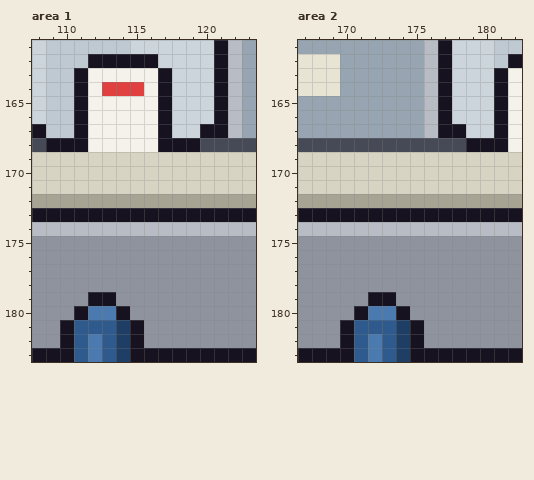
Two versions of one pixel-art file, office/breakout_d.aseprite. That is the earlier state.
320x320 pixels, 1 frame. Colours within 5 levels of each other are drawn and written as one. Shown: area 1: x 108..123, y 161..183; area 2: x 167..182, y 161..183. The commit also changed other parts of the picture, which this record leaves out.
New version:
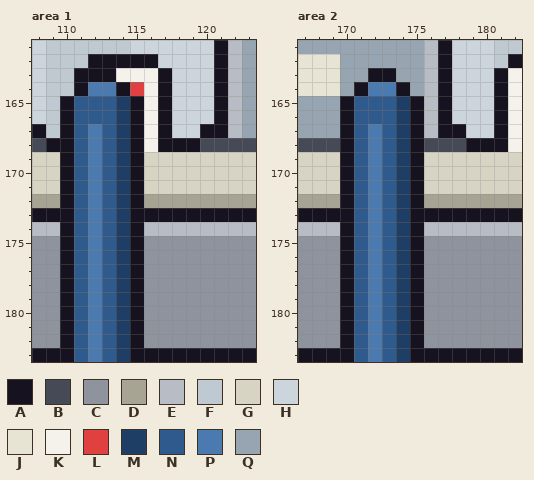
Palette (. is transparent): A #17121f  B #464a57  C #8e939e  D #a8a494  E #b8bcc4  F #bfc9d2  G #d8d4c4  H #ccd5dc  J #e8e4d4  K #f4f2ea  L #e04040  M #1e3e66  N #2e5a8e  P #4a7ab0  Q #96a5b1
From old to new:
{"where": "area 1, layer \"Seats\""}
{"y":163,"x":112,"old":"KK","new":"AA"}
{"y":164,"x":112,"old":"KLL","new":"PPA"}
{"y":165,"x":110,"old":"FAKKKK","new":"ANNNMA"}
{"y":166,"x":110,"old":"FAKKKK","new":"ANNNMA"}
{"y":167,"x":110,"old":"FAKKKK","new":"ANPNMA"}
{"y":168,"x":111,"old":"AKKKK","new":"NPNMA"}
{"y":169,"x":110,"old":"GGGGGG","new":"ANPNMA"}
{"y":170,"x":110,"old":"GGGGGG","new":"ANPNMA"}
{"y":171,"x":110,"old":"GGGGGG","new":"ANPNMA"}
{"y":172,"x":110,"old":"DDDDDD","new":"ANPNMA"}
{"y":173,"x":111,"old":"AAAA","new":"NPNM"}
{"y":174,"x":110,"old":"EEEEEE","new":"ANPNMA"}
{"y":175,"x":110,"old":"CCCCCC","new":"ANPNMA"}
{"y":176,"x":110,"old":"CCCCCC","new":"ANPNMA"}
{"y":177,"x":110,"old":"CCCCCC","new":"ANPNMA"}
{"y":178,"x":110,"old":"CCCCCC","new":"ANPNMA"}
{"y":179,"x":110,"old":"CCAACC","new":"ANPNMA"}
{"y":180,"x":110,"old":"CA","new":"AN"}
{"y":180,"x":113,"old":"PAC","new":"NMA"}
{"y":181,"x":112,"old":"N","new":"P"}
{"where": "area 2, layer \"Seats\""}
{"y":163,"x":172,"old":"QQ","new":"AA"}
{"y":164,"x":171,"old":"QQQQ","new":"APPA"}
{"y":165,"x":170,"old":"QQQQQQ","new":"ANNNMA"}
{"y":166,"x":170,"old":"QQQQQQ","new":"ANNNMA"}
{"y":167,"x":170,"old":"QQQQQQ","new":"ANPNMA"}
{"y":168,"x":170,"old":"BBBBBB","new":"ANPNMA"}
{"y":169,"x":170,"old":"GGGGGG","new":"ANPNMA"}
{"y":170,"x":170,"old":"GGGGGG","new":"ANPNMA"}
{"y":171,"x":170,"old":"GGGGGG","new":"ANPNMA"}
{"y":172,"x":170,"old":"DDDDDD","new":"ANPNMA"}
{"y":173,"x":171,"old":"AAAA","new":"NPNM"}
{"y":174,"x":170,"old":"EEEEEE","new":"ANPNMA"}
{"y":175,"x":170,"old":"CCCCCC","new":"ANPNMA"}
{"y":176,"x":170,"old":"CCCCCC","new":"ANPNMA"}
{"y":177,"x":170,"old":"CCCCCC","new":"ANPNMA"}
{"y":178,"x":170,"old":"CCCCCC","new":"ANPNMA"}
{"y":179,"x":170,"old":"CCAACC","new":"ANPNMA"}
{"y":180,"x":170,"old":"CA","new":"AN"}
{"y":180,"x":173,"old":"PAC","new":"NMA"}
{"y":181,"x":172,"old":"N","new":"P"}
{"label":"changed","picture_box":[60,68,144,334]}
{"label":"changed","picture_box":[340,68,424,334]}
